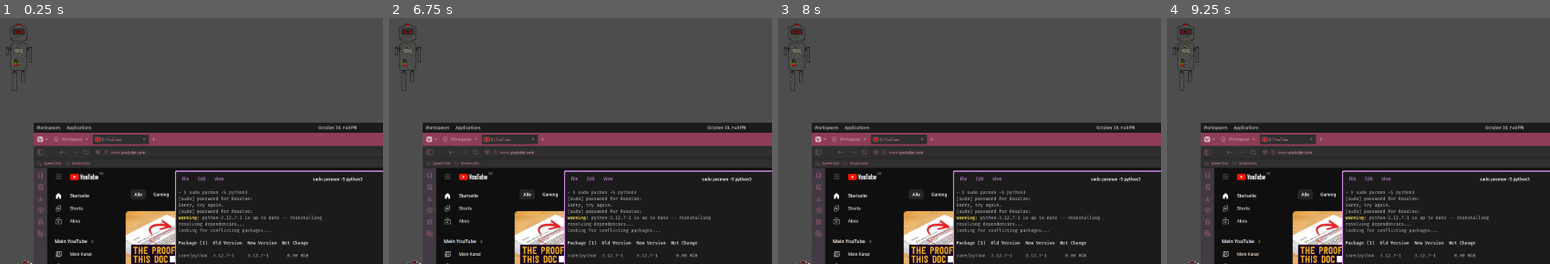
Above: before the commit, frames 1-4 (left to right).
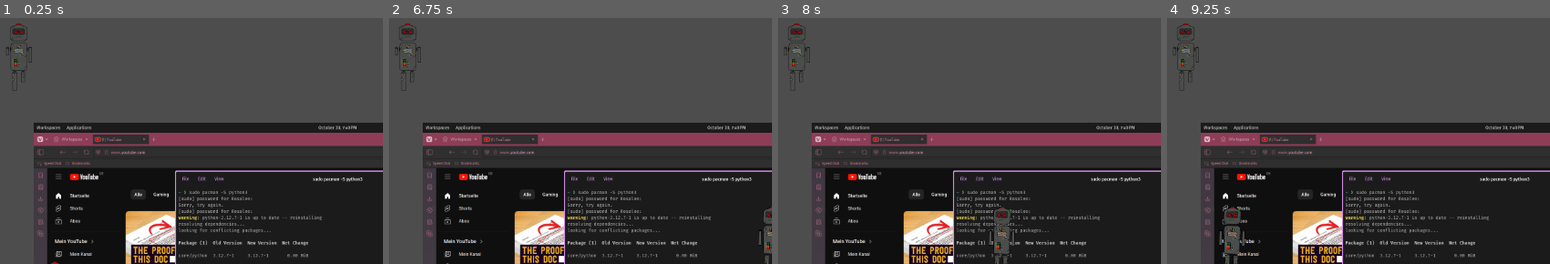
Above: after the commit, the same moments.

Repository: Schimmeltoast08/Project_SNEK
Game: Godot game, scene res://scenes/main_scene.tscn
The game is run twice, just before and just after one commit, with the same random seed, the same clock (stepped at 60 frames per second) and the same inputs.
Inputs:
- Up to frame 1 (0.25 s): no input
- Up to frame 2 (6.75 s): tap Enter at 0.5, 2, 3.5 s; tap Space at 1.25, 2.75, 4.25 s
- Up to frame 3 (8 s): no input
- Up to frame 4 (9.25 s): no input

The runs differ from the first frame. In frame 1, less than 0.1% of the frame differs, in the area x 4-16%, y 98-100%; in frame 2, 0.4%; in frame 3, 0.7%; in frame 4, 0.8%, in the area x 4-21%, y 76-100%.
Error before the commit: Invalid access to property or key 'position' on a base object of type 'null instance'. (res://scenes/basic_robot.gd:18)
Error after the commit: Parse Error: Identifier "dir_x" not declared in the current scope. (res://scenes/basic_robot.gd:31)

Commit message:
Update basic_robot.gd

Diff:
--- a/project-snek/scenes/basic_robot.gd
+++ b/project-snek/scenes/basic_robot.gd
@@ -8,24 +8,26 @@
 var close =false
 var first_bug = false
 
-var dir_x =0
-var dir_y = 0
-
+var direction_player_x =0
+var direction_player_y = 0
+var speed = 0.5
 
 
 func _physics_process(delta: float) -> void:
+
+	#player root
 	var player = get_parent().get_node("CharacterBody2D")
+	#get direction to player
 	if player.position.x > position.x:
-		dir_x=0.5
+		direction_player_x=speed
 	else:
-		dir_x=-0.5
+		direction_player_x=-speed
 	if player.position.y > position.y:
-		dir_y=0.5
+		direction_player_y=speed
 	else:
-		dir_y=-0.5
+		direction_player_y=-speed
 
 	if close==true:
-		print("goo")
 		var direction = Vector2(dir_x, dir_y)
 		velocity = velocity.normalized()
 		velocity = direction * 600
